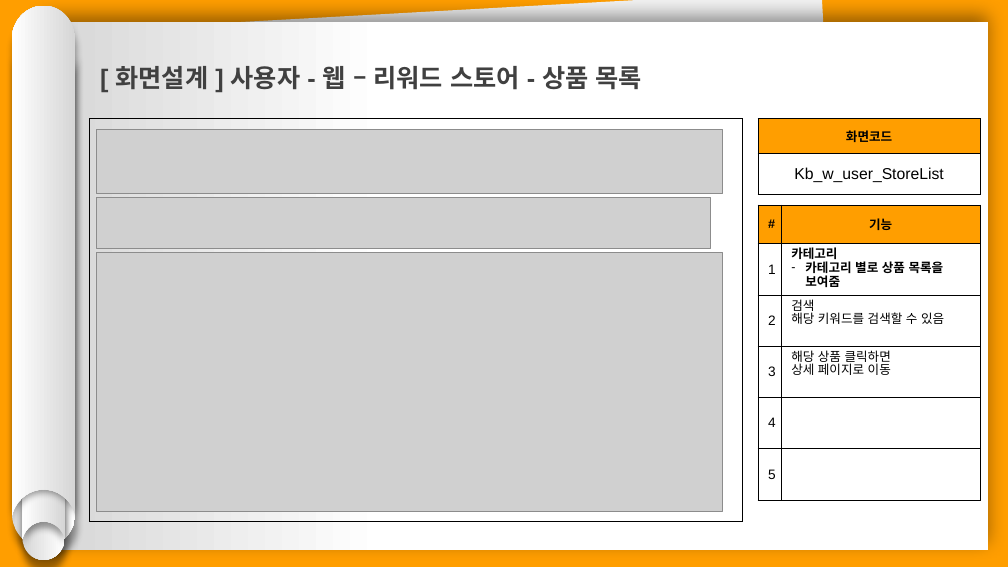
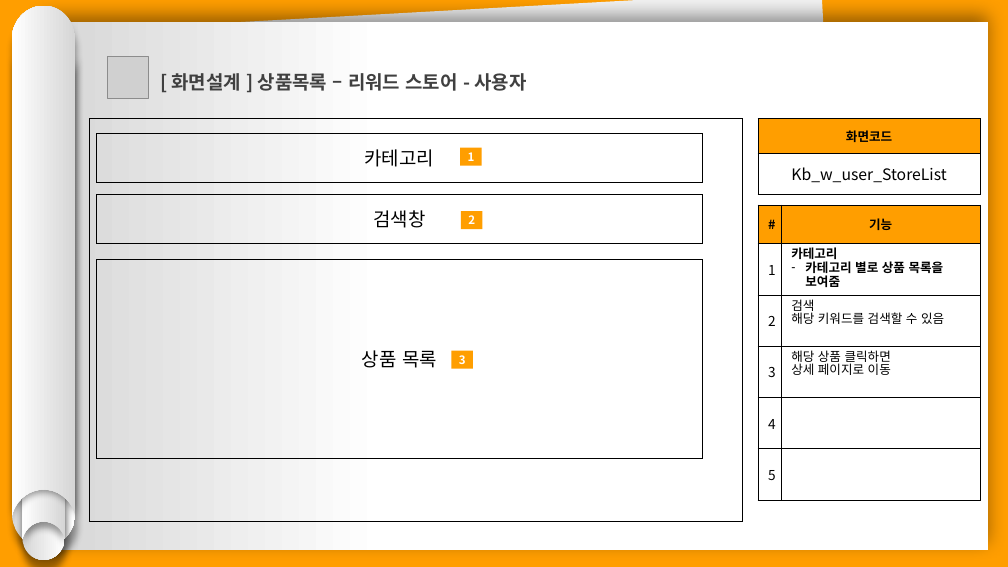
Before and after one commit to hhsw07/ezen-academy-projects, a slide deck: slide 2 of 0 발표용 파워포인트/project06 - 파워포인트 종합 - 기범.pptx. Drawn at 1008x567 pixels with LibreOffice and Linux fonts; fonts in the diff are those of the drawing; grey boxes stand for pictures. Boxes give left, top, right and bottom in pixels: in the first picture for what was removed or moved away, otherwise in the second. Text is boxed around its words. In the diff, an @@ line names an element or a change of style, - is before the commit and + after.

```diff
--- a/0 발표용 파워포인트/project06 - 파워포인트 종합 - 기범.pptx
+++ b/0 발표용 파워포인트/project06 - 파워포인트 종합 - 기범.pptx
@@ picture added at <box>107,57,149,98</box> @@
@@ text at <box>171,73,526,91</box>: text changed; size 24 to 18 pt; font Arial to Noto Sans CJK KR @@
-[ 화면설계 ] 사용자 - 웹 – 리워드 스토어 - 상품 목록
+[ 화면설계 ] 상품목록 – 리워드 스토어 - 사용자
@@ table at <box>758,119,981,194</box> @@
@@ font Arial to Noto Sans CJK KR @@
@@ picture removed at <box>97,129,723,194</box> @@
@@ rectangle added at <box>97,134,702,183</box>, outline #000000 1 pt, 18 pt, text #000000 @@
+카테고리
@@ rectangle added at <box>461,147,482,166</box>, fill #FF9E00, 11 pt, text #FFFFFF, bold @@
+1
@@ picture removed at <box>97,197,711,249</box> @@
@@ rectangle added at <box>97,194,702,244</box>, outline #000000 1 pt, 18 pt, text #000000 @@
+검색창
@@ table at <box>758,205,981,501</box> @@
@@ font Arial to Noto Sans CJK KR @@
@@ rectangle added at <box>461,211,482,229</box>, fill #FF9E00, 11 pt, text #FFFFFF, bold @@
+2
@@ picture removed at <box>97,253,723,511</box> @@
@@ rectangle added at <box>97,259,702,458</box>, outline #000000 1 pt, 18 pt, text #000000 @@
+상품 목록
@@ rectangle added at <box>451,351,473,369</box>, fill #FF9E00, 11 pt, text #FFFFFF, bold @@
+3
```
Also in this commit, not shown: 11 other slides changed, 1 slide removed.
